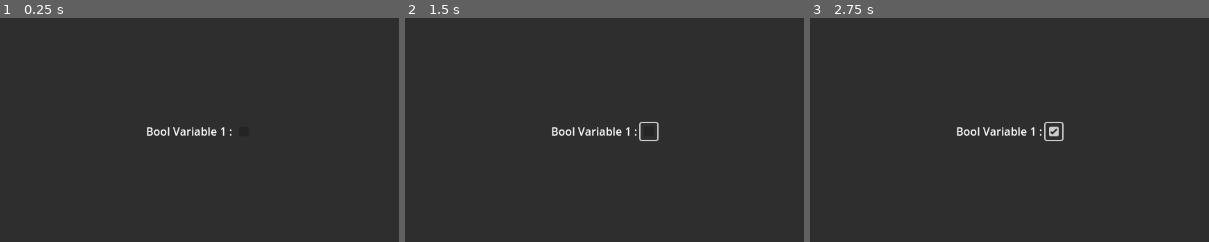
Above: before the commit, frames 1-3 (left to right).
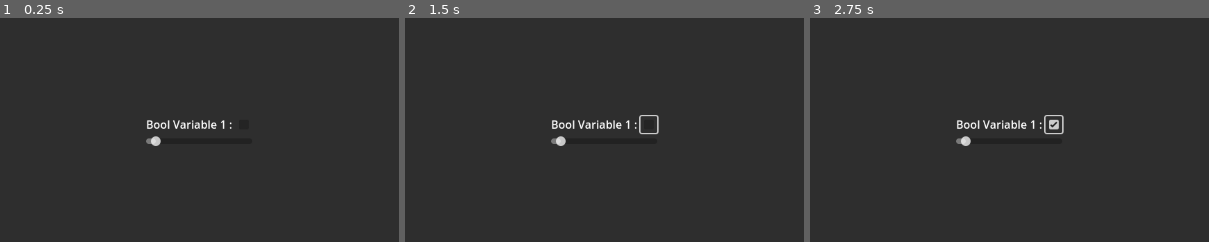
Above: after the commit, the same moments.

Repository: joranmarcy/Godot-MEDS-Sample
Game: Godot game, scene res://main.tscn
The game is run twice, just before and just after one commit, with the same random seed, the same clock (stepped at 60 frames per second) and the same inputs.
Inputs (mouse positions are % of the whole screen's width and height, from its top left; square brackets give the same spot before the commit, where the layout moved):
- Up to frame 1 (0.25 s): no input
- Up to frame 2 (1.5 s): click (56, 48) [56, 50] at 0.5 s; click (56, 48) [56, 50] at 1.25 s
- Up to frame 3 (2.75 s): click (56, 48) [56, 50] at 2 s
The pictures show only the part of the screen within x 25-75%, y 25-75%; the shares and areas given below are measured in that part.

The runs differ from the first frame. In frame 1, 1.0% of the frame differs, in the area x 36-59%, y 45-58%; in frame 2, 1.1%; in frame 3, 1.3%, in the area x 36-64%, y 43-58%.

Commit message:
feat: add Color, Float, and Vector3 resources with associated scripts and UI integration

Diff:
--- /dev/null
+++ b/Resources/color_1.tres
@@ -0,0 +1,6 @@
+[gd_resource type="Resource" script_class="ColorVariable" load_steps=2 format=3 uid="uid://b4iae3nedcib3"]
+
+[ext_resource type="Script" uid="uid://cqwpwdrtx6ayu" path="res://scripts/resources/color-variable.gd" id="1_wxw50"]
+
+[resource]
+script = ExtResource("1_wxw50")
--- /dev/null
+++ b/Resources/float_1.tres
@@ -0,0 +1,8 @@
+[gd_resource type="Resource" script_class="FloatVariable" load_steps=2 format=3 uid="uid://d0lvwpimvdu0f"]
+
+[ext_resource type="Script" uid="uid://drhmoaiie1iuk" path="res://scripts/resources/float-variable.gd" id="1_c5k1q"]
+
+[resource]
+script = ExtResource("1_c5k1q")
+initial_value = 5.0
+metadata/_custom_type_script = "uid://drhmoaiie1iuk"
--- /dev/null
+++ b/Resources/vector3_1.tres
@@ -0,0 +1,7 @@
+[gd_resource type="Resource" script_class="Vector3Variable" load_steps=2 format=3 uid="uid://dwpllbbgocs27"]
+
+[ext_resource type="Script" uid="uid://bmupv4jk5rq55" path="res://scripts/resources/vector3-variable.gd" id="1_08gb6"]
+
+[resource]
+script = ExtResource("1_08gb6")
+initial_value = Vector3(-0.08, 0, 0)
--- /dev/null
+++ b/Scripts/ui/float-driven-slider.gd
@@ -0,0 +1,14 @@
+extends Slider
+
+@export var float_variable: FloatVariable
+
+func _ready():
+	self.value = float_variable.value
+	float_variable.value_changed.connect(_on_value_changed)
+	value_changed.connect(_on_slider_value_changed)
+
+func _on_slider_value_changed(new_value: float):
+	float_variable.value = new_value
+
+func _on_value_changed(new_value: float):
+	self.value = new_value
--- a/main.tscn
+++ b/main.tscn
@@ -1,7 +1,9 @@
-[gd_scene load_steps=3 format=3 uid="uid://dhpio07xeiuck"]
+[gd_scene load_steps=5 format=3 uid="uid://dhpio07xeiuck"]
 
 [ext_resource type="Resource" uid="uid://d0f12m7q2anp7" path="res://resources/bool1.tres" id="2_0xm2m"]
+[ext_resource type="Script" uid="uid://88788hcpf44m" path="res://scripts/ui/float-driven-slider.gd" id="3_1bvp3"]
 [ext_resource type="Script" uid="uid://dnkkogdmsde86" path="res://scripts/ui/bool-driven-checkbox.gd" id="3_h2yge"]
+[ext_resource type="Resource" uid="uid://d0lvwpimvdu0f" path="res://resources/float_1.tres" id="4_1bvp3"]
 
 [node name="Node3D" type="Node3D"]
 
@@ -22,14 +24,22 @@
 grow_horizontal = 2
 grow_vertical = 2
 
-[node name="HBoxContainer" type="HBoxContainer" parent="CanvasLayer/CenterContainer"]
+[node name="VBoxContainer" type="VBoxContainer" parent="CanvasLayer/CenterContainer"]
 layout_mode = 2
 
-[node name="Label" type="Label" parent="CanvasLayer/CenterContainer/HBoxContainer"]
+[node name="HBoxContainer" type="HBoxContainer" parent="CanvasLayer/CenterContainer/VBoxContainer"]
+layout_mode = 2
+
+[node name="Label" type="Label" parent="CanvasLayer/CenterContainer/VBoxContainer/HBoxContainer"]
 layout_mode = 2
 text = "Bool Variable 1 :"
 
-[node name="CheckBox" type="CheckBox" parent="CanvasLayer/CenterContainer/HBoxContainer"]
+[node name="CheckBox" type="CheckBox" parent="CanvasLayer/CenterContainer/VBoxContainer/HBoxContainer"]
 layout_mode = 2
 script = ExtResource("3_h2yge")
 bool_var = ExtResource("2_0xm2m")
+
+[node name="HSlider" type="HSlider" parent="CanvasLayer/CenterContainer/VBoxContainer"]
+layout_mode = 2
+script = ExtResource("3_1bvp3")
+float_variable = ExtResource("4_1bvp3")
Not shown, added: Scripts/ui/float-driven-slider.gd.uid
